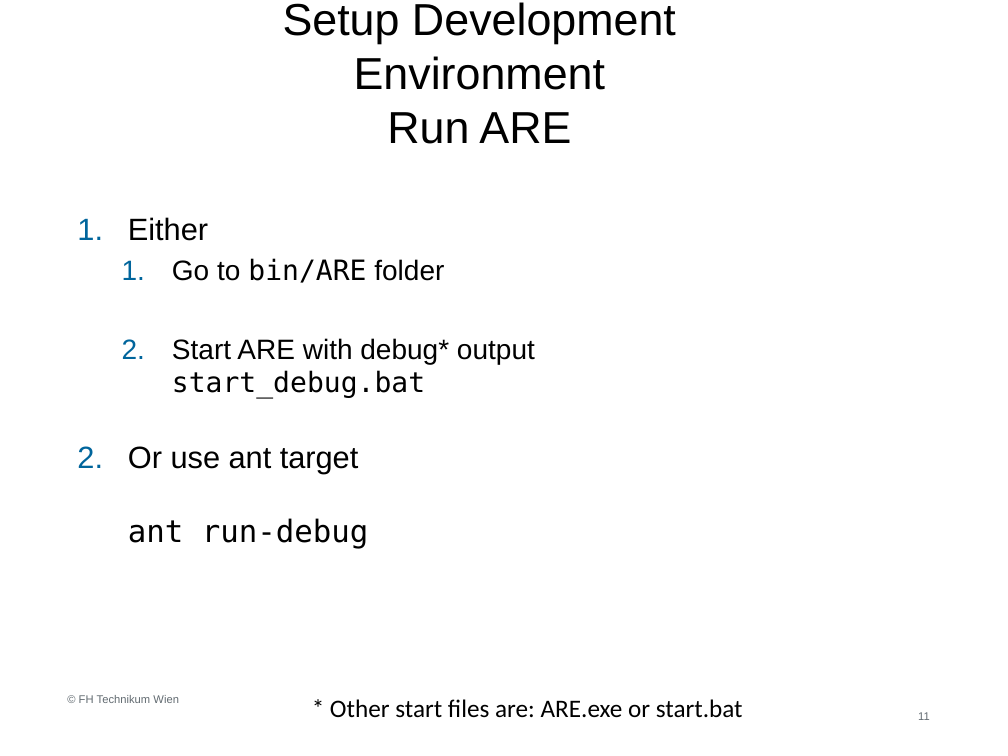
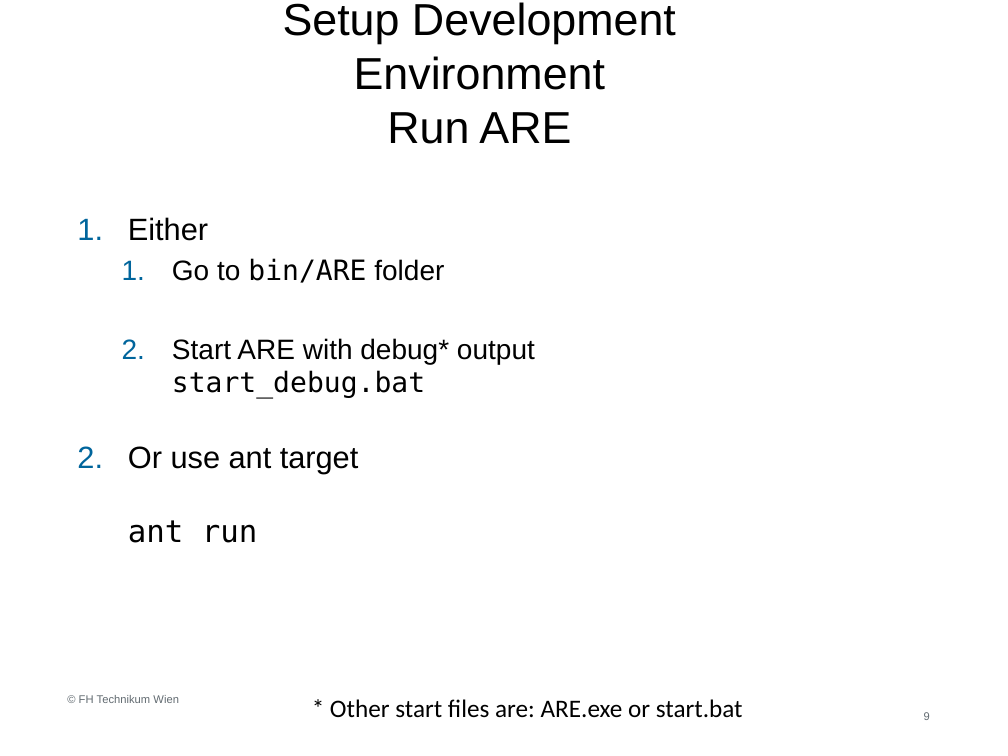
Before and after one commit to asterics/AsTeRICS, a slide deck: slide 9 of Documentation/AsTeRICS Plugin Development.pptx (slide 11 before the commit). Drawn at 1008x756 pixels with LibreOffice and Linux fonts; fonts in the diff are those of the drawing; background and template pictures are left out. Boxes give left, top, right and bottom in pixels: in the first picture for what was removed or moved away, otherwise in the second. Text is boxed around its words. In the diff, an @@ line names an element or a change of style, - is before the commit and + after.

Commit message:
changed instructions for setting up development environment

```diff
--- a/Documentation/AsTeRICS Plugin Development.pptx
+++ b/Documentation/AsTeRICS Plugin Development.pptx
@@ text at [128, 446, 359, 543]: text changed @@
-2. Or use ant target
-   ant run-debug
+2. Or use ant target
+   ant run
@@ page number at [924, 712, 930, 720]: text changed @@
-11
+9
```
Also in this commit, not shown: 1 other slide changed, 2 slides removed, 1 other file.
